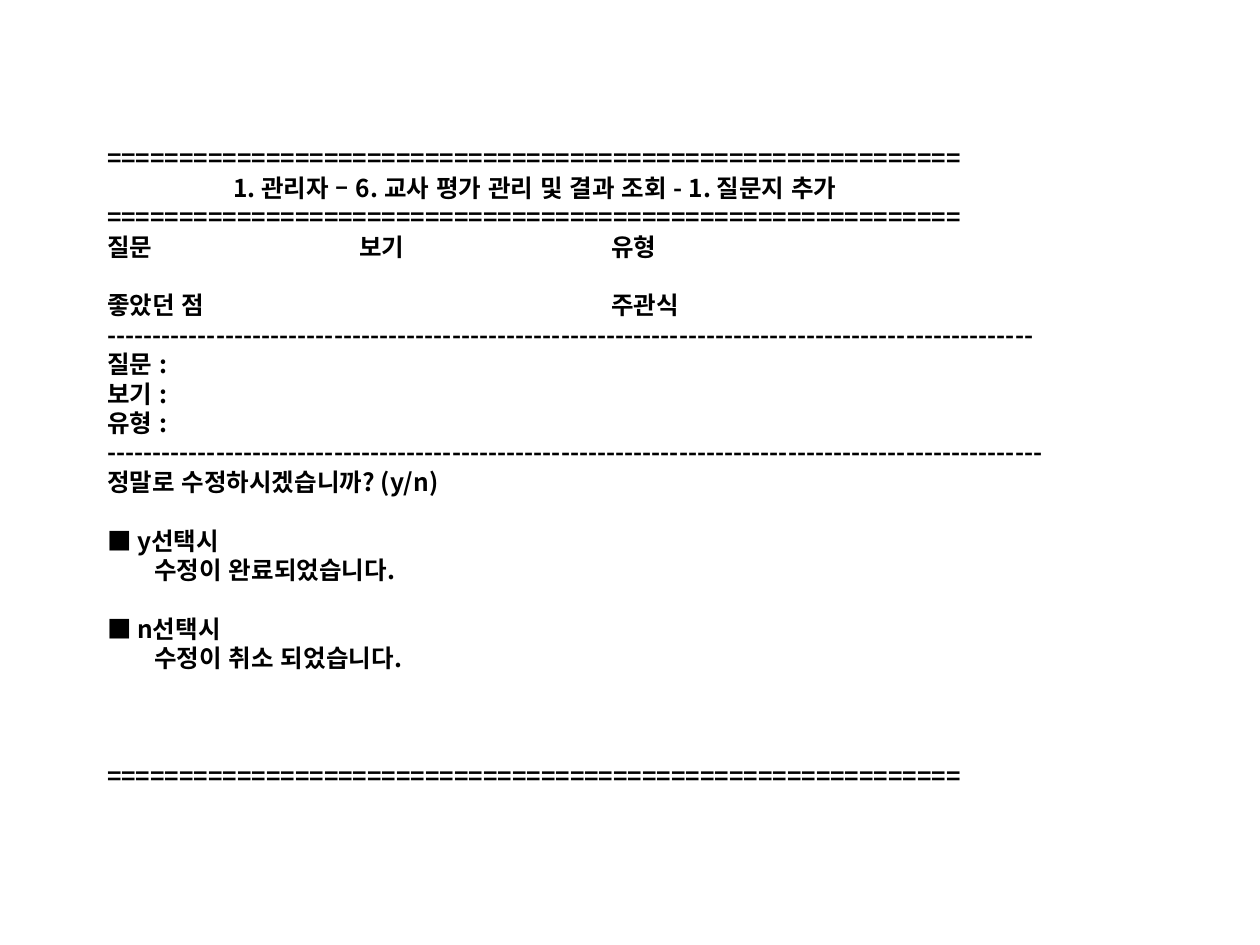
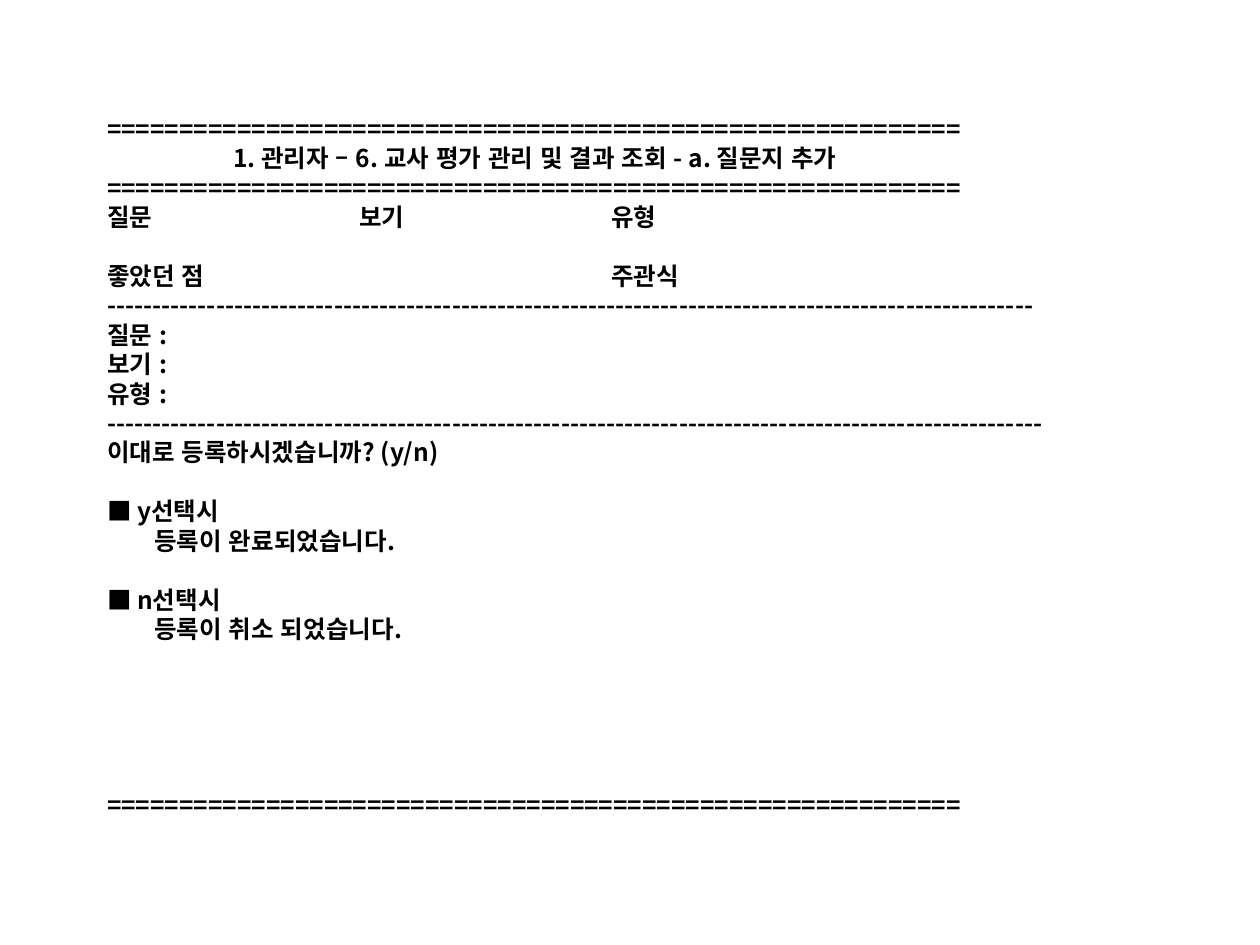
Before and after one commit to Yian-Kim/SEDU-Center, a slide deck: slide 50 of 03. 화면설계/01. 관리자/[디비2조]화면설계_관리자.pptx. Drawn at 1260x945 pixels with LibreOffice and Linux fonts; fonts in the diff are those of the drawing. Boxes give left, top, right and bottom in pixels: in the first picture for what was removed or moved away, otherwise in the second. Text is boxed around its words. In the diff, an @@ line names an element or a change of style, - is before the commit and + after.

```diff
--- a/03. 화면설계/01. 관리자/[디비2조]화면설계_관리자.pptx
+++ b/03. 화면설계/01. 관리자/[디비2조]화면설계_관리자.pptx
@@ text at <box>233,146,836,170</box>: text changed @@
-===========================================================
-1. 관리자 – 6. 교사 평가 관리 및 결과 조회 - 1. 질문지 추가
+===========================================================
+1. 관리자 – 6. 교사 평가 관리 및 결과 조회 - a. 질문지 추가
@@ text at <box>107,440,439,641</box>: text changed @@
-정말로 수정하시겠습니까? (y/n)
-■ y선택시
-수정이 완료되었습니다.
-■ n선택시
-수정이 취소 되었습니다.
+이대로 등록하시겠습니까? (y/n)
+■ y선택시
+등록이 완료되었습니다.
+■ n선택시
+등록이 취소 되었습니다.
```
Also in this commit, not shown: 9 other slides changed, 1 slide added.
